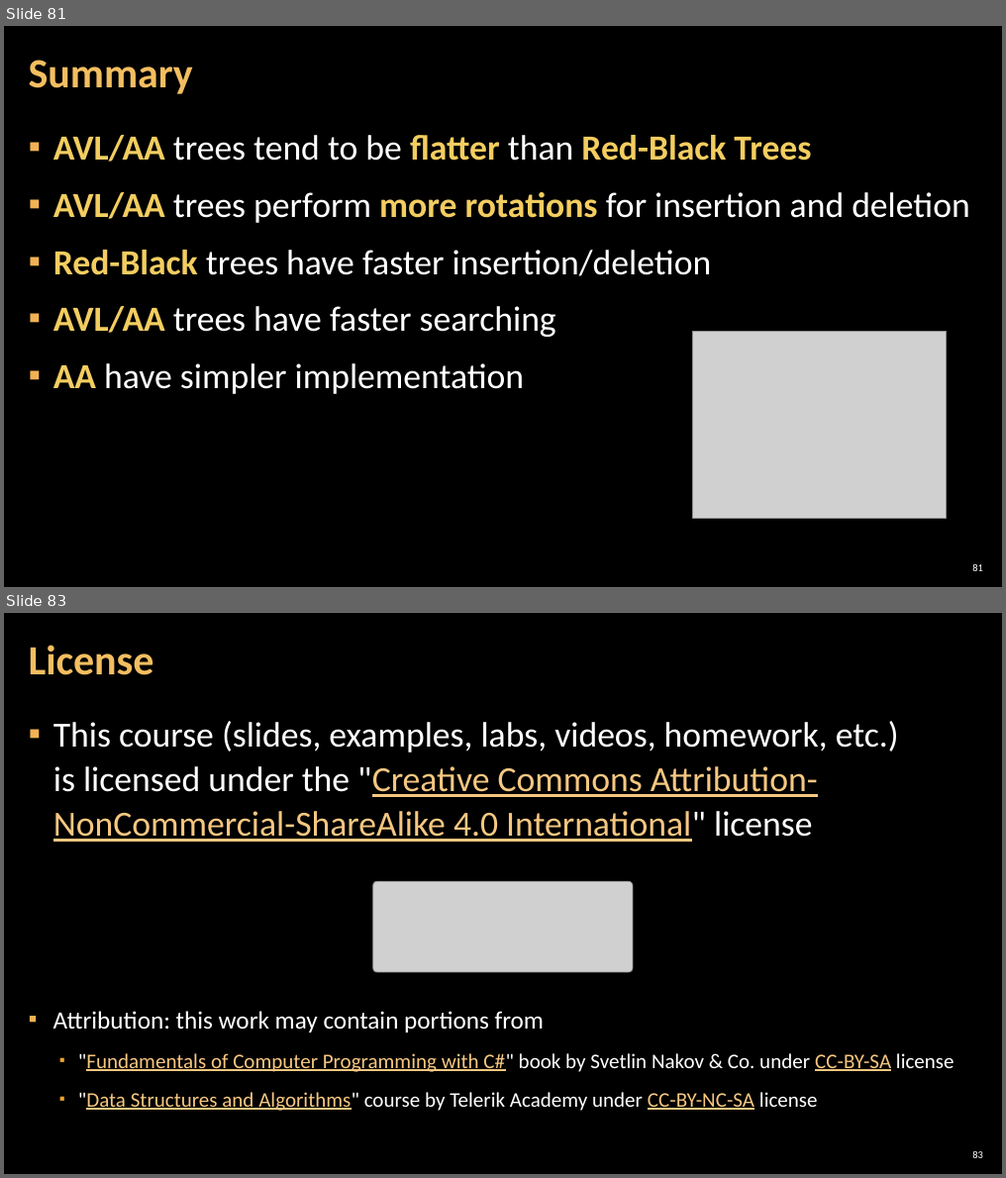
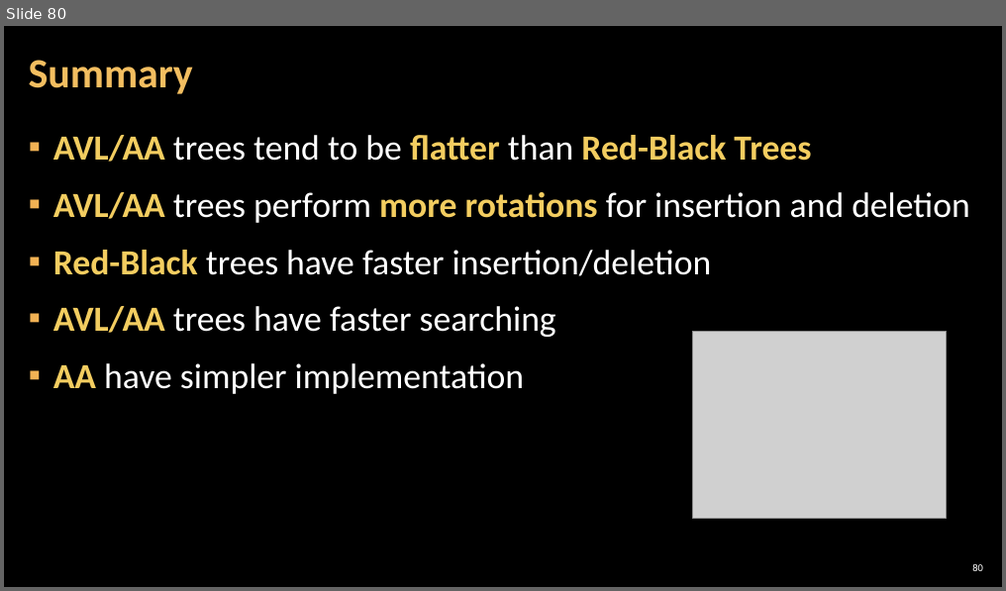
Before and after one commit to astambi/Data-Structures, a slide deck: 00-Resources/07. Data-Structures-AVL-Trees-AA-Trees.pptx. Shown one above the other, each under a label of ours: slides 81 and 83 before the commit, slide 80 after it; the slides between them are not shown. The pictures are 1006x1178 and 1006x591 pixels, drawn with LibreOffice and Linux fonts; fonts in the diff are those of the drawing; grey boxes stand for pictures; background and template pictures are left out. Boxes give left, top, right and bottom in pixels: in the first picture for what was removed or moved away, otherwise in the second. Text is boxed around its words. In the diff, an @@ line names an element or a change of style, - is before the commit and + after.

```diff
--- a/00-Resources/07. Data-Structures-AVL-Trees-AA-Trees.pptx
+++ b/00-Resources/07. Data-Structures-AVL-Trees-AA-Trees.pptx
@@ slide 83 removed at (4, 613, 1002, 1174), background picture (left out) @@
@@ title removed at (29, 645, 154, 675) @@
-License
@@ text removed at (54, 721, 899, 842) @@
-▪ This course (slides, examples, labs, videos, homework, etc.)
-  is licensed under the "Creative Commons Attribution-NonCommercial-ShareAlike 4.0 International" license
@@ picture removed at (373, 881, 633, 972) @@
@@ text removed at (54, 1011, 954, 1111) @@
-▪ Attribution: this work may contain portions from
-  ▪ "Fundamentals of Computer Programming with C#" book by Svetlin Nakov & Co. under CC-BY-SA license
-  ▪ "Data Structures and Algorithms" course by Telerik Academy under CC-BY-NC-SA license
@@ page number removed at (972, 1152, 983, 1158) @@
-83
@@ what was slide 81 is now slide 80 @@
@@ page number at (972, 565, 983, 571): text changed @@
-81
+80
```
Also in this commit, not shown: 3 other slides removed, 2 other files.
